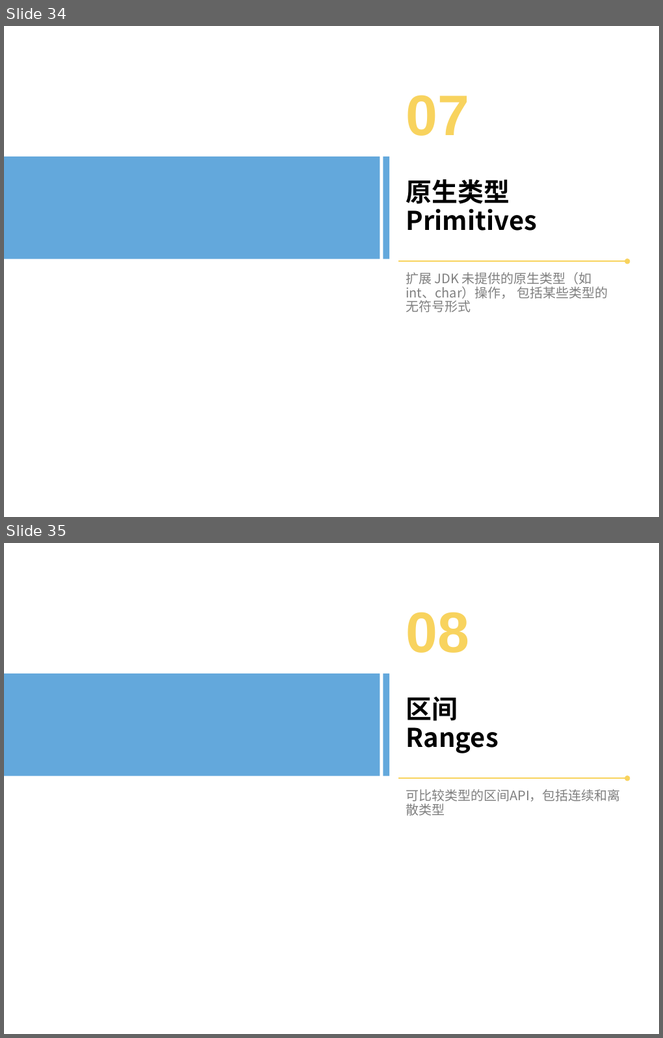
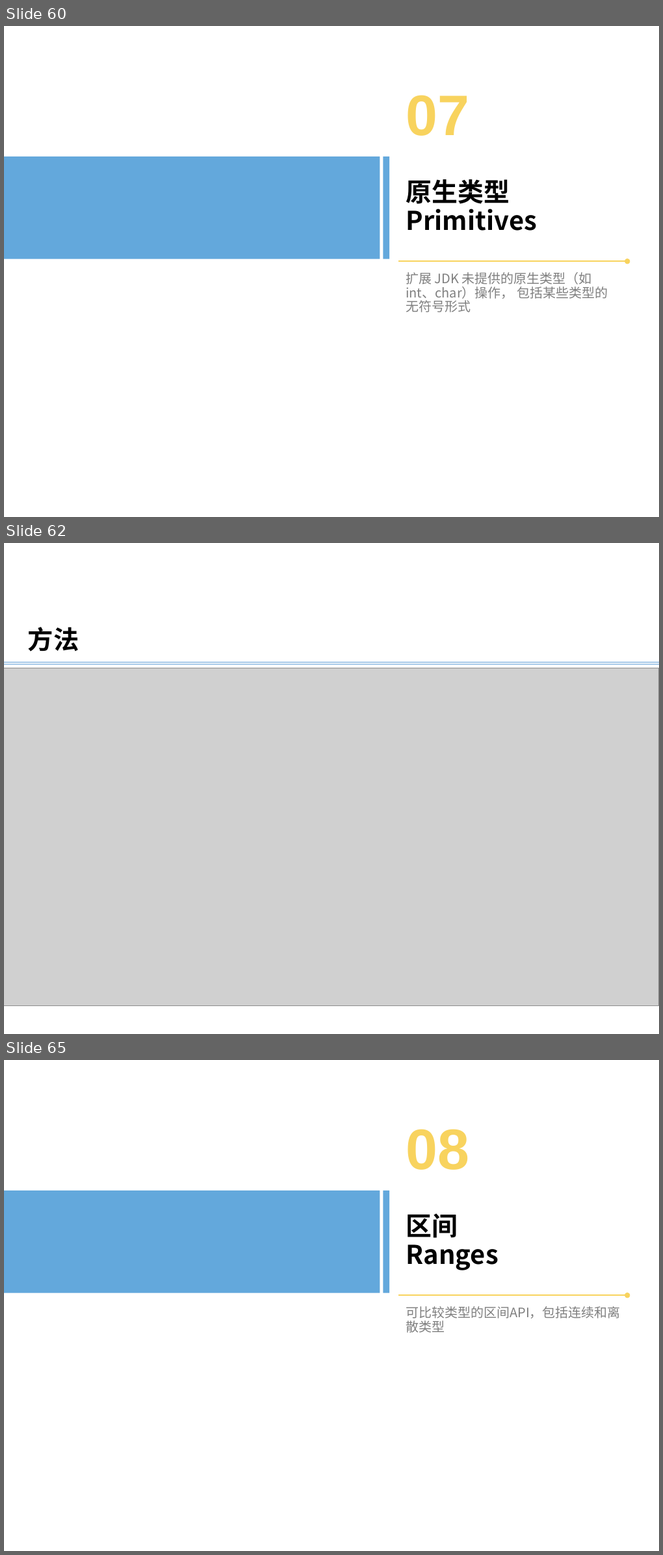
Before and after one commit to bxguo/guava, a slide deck: Guava介绍.pptx. Shown one above the other, each under a label of ours: slides 34 and 35 before the commit, slides 60, 62 and 65 after it; the slides between them are not shown. The pictures are 663x1038 and 663x1555 pixels, drawn with LibreOffice and Linux fonts; fonts in the diff are those of the drawing; grey boxes stand for pictures; background and template pictures are left out. Boxes give left, top, right and bottom in pixels: in the first picture for what was removed or moved away, otherwise in the second. Text is boxed around its words. In the diff, an @@ line names an element or a change of style, - is before the commit and + after.

```diff
--- a/Guava介绍.pptx
+++ b/Guava介绍.pptx
@@ slide 62 added at [4,543,659,1034], background #FFFFFF @@
@@ text added at [28,627,79,652], 28 pt, text #000000, bold @@
+方法
@@ line added from (4, 662) to (659, 662), #5B9BD5 0.5 pt @@
@@ line added from (4, 664) to (659, 664), #5B9BD5 0.5 pt @@
@@ picture added at [4,668,659,1006] @@
@@ what was slide 34 is now slide 60 @@
@@ what was slide 35 is now slide 65 @@
```
Also in this commit, not shown: 1 slide changed, 35 other slides added, 1 other file.
